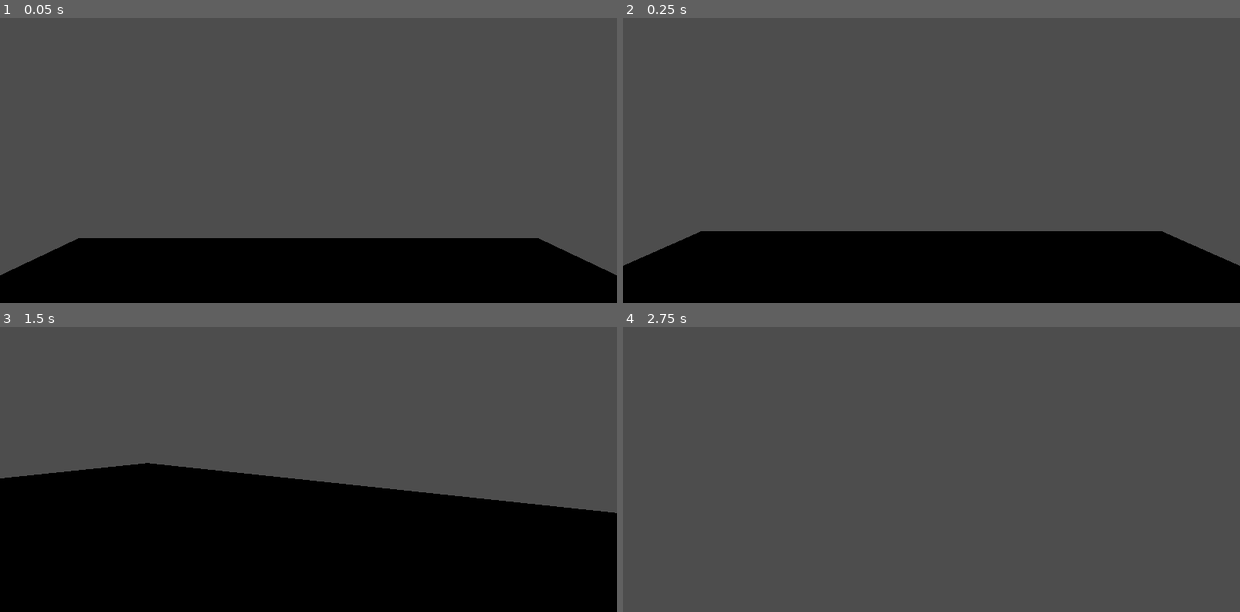
Above: before the commit, frames 1-4 (two rows, left to right).
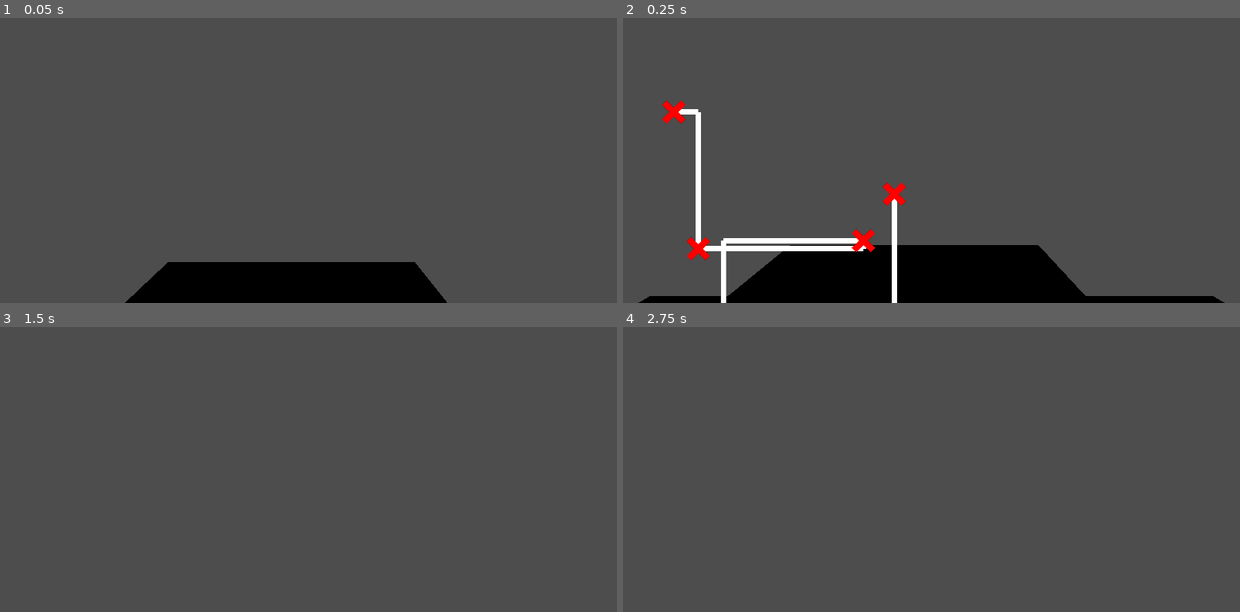
Above: after the commit, the same moments.

Repository: poogert/horror-game-jam-26
Game: Godot game, scene res://scenes/level.tscn
Same seed, same stepped clock (60 frames per second), same inputs: the game is played once before the commit and once after it.
Inputs (mouse positions are in pixels of both pictures, inside the frame that each line leads up to):
- Up to frame 1 (0.05 s): no input
- Up to frame 2 (0.25 s): no input
- Up to frame 3 (1.5 s): tap Enter (ui_accept) at 0.5, 0.77 s; move the mouse to (339, 438) at 0.52 s; press the mouse at (339, 438) at 0.53 s; hold W (forward) from 0.53 s (still down); move the mouse to (277, 441) at 1.27 s; release the mouse at (277, 441) at 1.28 s; click (277, 441) at 1.35 s
- Up to frame 4 (2.75 s): keep holding W (forward); tap Enter (ui_accept) at 1.52 s; move the mouse to (943, 432) at 2.02 s; press the mouse at (943, 432) at 2.03 s

The runs differ from the first frame. In frame 1, 14% of the frame differs, in the area x 0-100%, y 77-100%; in frame 2, 14%; in frame 3, 45%, in the area x 0-100%, y 47-100%; in frame 4, nothing differs.

Commit message:
wire finished

Diff:
--- a/generational/project.godot
+++ b/generational/project.godot
@@ -14,11 +14,6 @@
 run/main_scene="uid://cseq8smn0sld7"
 config/features=PackedStringArray("4.7", "Forward Plus")
 config/icon="res://icon.svg"
-
-[display]
-
-window/size/viewport_width=1920
-window/size/viewport_height=1080
 
 [global_group]
 
@@ -67,7 +62,9 @@
 
 [physics]
 
+common/physics_ticks_per_second=120
 3d/physics_engine="Jolt Physics"
+3d/solver/solver_iterations=50
 
 [rendering]
 
--- a/generational/scenes/level.tscn
+++ b/generational/scenes/level.tscn
@@ -23,10 +23,10 @@
 mesh = SubResource("PlaneMesh_hwta1")
 
 [node name="Node3D" parent="." unique_id=1495693189 instance=ExtResource("1_u52ul")]
-transform = Transform3D(1, 0, 0, 0, 1, 0, 0, 0, 1, 0, 4.4301453, 0)
+transform = Transform3D(1, 0, 0, 0, 1, 0, 0, 0, 1, 0, 5.8947706, -1.8312768)
 
 [node name="computerGame" parent="." unique_id=145424173 instance=ExtResource("2_vonw3")]
-transform = Transform3D(1, 0, 0, 0, 1, 0, 0, 0, 1, -0.27669334, 0.5138092, -3.636601)
+transform = Transform3D(4, 0, 0, 0, 4, 0, 0, 0, 4, -0.27669334, 2.048547, -3.636601)
 
 [node name="Node3D2" parent="." unique_id=1049503760 instance=ExtResource("3_w8frs")]
-transform = Transform3D(1, 0, 0, 0, 1, 0, 0, 0, 1, -2.5094104, 2.1528826, -1.6559844)
+transform = Transform3D(1, 0, 0, 0, 1, 0, 0, 0, 1, -7.483535, 0.63584375, 1.9640288)
--- a/generational/scripts/basicMovement.gd
+++ b/generational/scripts/basicMovement.gd
@@ -14,6 +14,7 @@
 func _ready() -> void:
 	add_to_group("player")
 	Input.set_mouse_mode(Input.MOUSE_MODE_CAPTURED)
+	camera.make_current()
 func _input(event: InputEvent) -> void:
 	if event.is_action_pressed("interact"):
 		interact(1)
@@ -52,7 +53,9 @@
 
 	if collider.has_method("gameStart"):
 		collider.gameStart(task)
-	elif collider.has_method("switchCamera"):
-		collider.switchCamera()
+	elif collider.get_parent().get_parent().has_method("switchCamera"):
+		collider.get_parent().get_parent().switchCamera()
+		print(collider)
 	else:
+		print("didnt get there" + str(collider))
 		pass
--- a/generational/scripts/wires.gd
+++ b/generational/scripts/wires.gd
@@ -1,24 +1,118 @@
-extends StaticBody3D
+extends Node3D
 
-@onready var wireMesh: MeshInstance3D = $MeshInstance3D
-@onready var handler: StaticBody3D = $"."
+@export var segmentCount: int = 5
+@export var segmentRadius: float = 0.35
+@export var segmentMass: float = 0.05
+
+@onready var bottomNode: StaticBody3D = $Marker3D/bottom
+@onready var topHandler: AnimatableBody3D = $Marker3D/connecter
 @onready var wiresCamera: Camera3D = $Camera3D
+
 var isBeingDragged: bool = false
 var dragArea: Plane
-var startWidth: float = 1.0
-var player
+var player: Node3D
 
 func _ready() -> void:
-	startWidth = wireMesh.scale.x
-	handler.input_event.connect(handleInput)
+	topHandler.input_event.connect(handleInput)
 	player = get_tree().get_first_node_in_group("player")
+	await get_tree().process_frame
+	generateWireChain()
 
-func handleInput(camera: Camera3D, event: InputEvent, _position: Vector3,_normal: Vector3, _shapeIndex: int) -> void:
+func generateWireChain() -> void:
+	var startPos = bottomNode.global_position
+	var endPos = topHandler.global_position
+	var totalVector = endPos - startPos
+
+	if totalVector.length() <= 0.05:
+		return
+
+	var segmentLength = (totalVector.length() / segmentCount) * 1.35
+	var stepDirection = totalVector.normalized()
+
+	var redMaterial = StandardMaterial3D.new()
+	redMaterial.albedo_color = Color(1, 0, 0)
+
+	var previousNode: Node3D = bottomNode
+
+	for i in range(segmentCount):
+		var spawnPos = startPos + stepDirection * ((totalVector.length() / segmentCount) * i + ((totalVector.length() / segmentCount) / 2.0))
+
+		var body = RigidBody3D.new()
+		body.name = "WireSegment_" + str(i)
+		body.mass = segmentMass
+		body.gravity_scale = 0.5
+		body.input_ray_pickable = true
+
+		body.axis_lock_angular_x = false
+		body.axis_lock_angular_y = false
+		body.axis_lock_angular_z = false
+
+		body.collision_layer = 1
+		body.collision_mask = 1
+
+		add_child(body)
+		body.global_position = spawnPos
+		body.input_event.connect(handleInput)
+
+		var col = CollisionShape3D.new()
+		var cylinderShape = CylinderShape3D.new()
+		cylinderShape.radius = segmentRadius
+		cylinderShape.height = segmentLength
+		col.shape = cylinderShape
+		body.add_child(col)
+
+		var meshInstance = MeshInstance3D.new()
+		var cylinderMesh = CylinderMesh.new()
+		cylinderMesh.radial_segments = 16
+		cylinderMesh.rings = 1
+		cylinderMesh.top_radius = segmentRadius
+		cylinderMesh.bottom_radius = segmentRadius
+		cylinderMesh.height = segmentLength
+		meshInstance.mesh = cylinderMesh
+		meshInstance.material_override = redMaterial
+		body.add_child(meshInstance)
+
+		var lookTarget = body.global_position + stepDirection * 2.0
+		body.look_at(lookTarget, Vector3.UP)
+		body.rotate_object_local(Vector3.RIGHT, deg_to_rad(90))
+
+		var joint = Generic6DOFJoint3D.new()
+		add_child(joint)
+
+		var jointPos = startPos + (stepDirection * (totalVector.length() / segmentCount) * i)
+		joint.global_position = jointPos
+
+		joint.set_node_a(previousNode.get_path())
+		joint.set_node_b(body.get_path())
+
+		joint.set_param_x(Generic6DOFJoint3D.PARAM_LINEAR_UPPER_LIMIT, 0.0)
+		joint.set_param_x(Generic6DOFJoint3D.PARAM_LINEAR_LOWER_LIMIT, 0.0)
+		joint.set_param_y(Generic6DOFJoint3D.PARAM_LINEAR_UPPER_LIMIT, 0.0)
+		joint.set_param_y(Generic6DOFJoint3D.PARAM_LINEAR_LOWER_LIMIT, 0.0)
+		joint.set_param_z(Generic6DOFJoint3D.PARAM_LINEAR_UPPER_LIMIT, 0.0)
+		joint.set_param_z(Generic6DOFJoint3D.PARAM_LINEAR_LOWER_LIMIT, 0.0)
+
+		previousNode = body
+
+	var finalJoint = Generic6DOFJoint3D.new()
+	add_child(finalJoint)
+	finalJoint.global_position = topHandler.global_position
+
+	finalJoint.set_node_a(previousNode.get_path())
+	finalJoint.set_node_b(topHandler.get_path())
+
+	finalJoint.set_param_x(Generic6DOFJoint3D.PARAM_LINEAR_UPPER_LIMIT, 0.0)
+	finalJoint.set_param_x(Generic6DOFJoint3D.PARAM_LINEAR_LOWER_LIMIT, 0.0)
+	finalJoint.set_param_y(Generic6DOFJoint3D.PARAM_LINEAR_UPPER_LIMIT, 0.0)
+	finalJoint.set_param_y(Generic6DOFJoint3D.PARAM_LINEAR_LOWER_LIMIT, 0.0)
+	finalJoint.set_param_z(Generic6DOFJoint3D.PARAM_LINEAR_UPPER_LIMIT, 0.0)
+	finalJoint.set_param_z(Generic6DOFJoint3D.PARAM_LINEAR_LOWER_LIMIT, 0.0)
+
+func handleInput(camera: Camera3D, event: InputEvent, _position: Vector3, _normal: Vector3, _shapeIndex: int) -> void:
 	if event is InputEventMouseButton and event.button_index == MOUSE_BUTTON_LEFT and event.pressed:
-		var dragAreaNormal = -camera.get_global_transform().basis.z
-		dragArea = Plane(dragAreaNormal,handler.global_position)
+		var dragAreaNormal = wiresCamera.get_global_transform().basis.z
+		dragArea = Plane(dragAreaNormal, topHandler.global_position)
 		isBeingDragged = true
-
 
 func _unhandled_input(event: InputEvent) -> void:
 	if event is InputEventMouseButton and event.button_index == MOUSE_BUTTON_LEFT and not event.pressed:
@@ -28,29 +122,20 @@
 		var camera = wiresCamera
 		if not camera: return
 
-		var rayOrigin = camera.project_ray_origin(event.position)
-		var rayDirection = camera.project_ray_normal(event.position)
+		var mousePosition = get_viewport().get_mouse_position()
+		var rayOrigin = camera.project_ray_origin(mousePosition)
+		var rayDirection = camera.project_ray_normal(mousePosition)
 		var targetPosition = dragArea.intersects_ray(rayOrigin, rayDirection)
 
 		if targetPosition != null:
-			stretchObject(targetPosition)
+			topHandler.global_basis = Basis.IDENTITY
+			topHandler.global_position = targetPosition
 
-	if event.is_action_pressed("exit"):
+	if event.is_action_pressed("exit") and player:
 		player.camera.make_current()
 		Input.set_mouse_mode(Input.MOUSE_MODE_CAPTURED)
 
-
-func stretchObject(targetPosition: Vector3) -> void:
-	var base = targetPosition - global_position
-	var length = base.length()
-
-	if length > 0.01:
-		#handler.global_position = targetPosition
-		wireMesh.look_at(targetPosition, Vector3.UP)
-		wireMesh.rotate_object_local(Vector3.RIGHT,deg_to_rad(90))
-		wireMesh.scale = Vector3(startWidth,length,startWidth)
-
-func switchCamera():
-	if player.camera.current == true:
+func switchCamera() -> void:
+	if player and player.camera.current == true:
 		wiresCamera.make_current()
 		Input.set_mouse_mode(Input.MOUSE_MODE_VISIBLE)
--- a/generational/wires.tscn
+++ b/generational/wires.tscn
@@ -2,22 +2,44 @@
 
 [ext_resource type="Script" uid="uid://d0tokhpecyws1" path="res://scripts/wires.gd" id="1_ptv7e"]
 
-[sub_resource type="CylinderShape3D" id="CylinderShape3D_hwta1"]
+[sub_resource type="CylinderShape3D" id="CylinderShape3D_bhy47"]
+height = 0.10961914
 
-[sub_resource type="StandardMaterial3D" id="StandardMaterial3D_mx8sn"]
-albedo_color = Color(1, 0, 0, 1)
+[sub_resource type="CylinderMesh" id="CylinderMesh_3wuok"]
+height = 0.091552734
 
-[sub_resource type="CylinderMesh" id="CylinderMesh_hwta1"]
-material = SubResource("StandardMaterial3D_mx8sn")
+[sub_resource type="CylinderMesh" id="CylinderMesh_gw8pa"]
+height = 0.16516113
 
-[node name="Node3D" type="StaticBody3D" unique_id=1049503760]
+[sub_resource type="CylinderShape3D" id="CylinderShape3D_8ayvk"]
+height = 0.20385742
+
+[node name="Node3D" type="Node3D" unique_id=953924409]
 script = ExtResource("1_ptv7e")
 
-[node name="CollisionShape3D" type="CollisionShape3D" parent="." unique_id=1487497578]
-shape = SubResource("CylinderShape3D_hwta1")
+[node name="Camera3D" type="Camera3D" parent="." unique_id=95263359]
+transform = Transform3D(1, 0, 0, 0, 1, 0, 0, 0, 1, 0.026184082, 1.438935, 2.9621582)
+current = true
 
-[node name="MeshInstance3D" type="MeshInstance3D" parent="." unique_id=398140915]
-mesh = SubResource("CylinderMesh_hwta1")
+[node name="Marker3D" type="Marker3D" parent="." unique_id=1054519898]
 
-[node name="Camera3D" type="Camera3D" parent="." unique_id=95263359]
-transform = Transform3D(1, 0, 0, 0, 1, 0, 0, 0, 1, 0, 0, 2.9621582)
+[node name="bottom" type="StaticBody3D" parent="Marker3D" unique_id=1891505620]
+collision_layer = 2
+collision_mask = 0
+
+[node name="CollisionShape3D" type="CollisionShape3D" parent="Marker3D/bottom" unique_id=1867491388]
+transform = Transform3D(1, 0, 0, 0, 1, 0, 0, 0, 1, 0, -0.04260254, 0)
+shape = SubResource("CylinderShape3D_bhy47")
+
+[node name="MeshInstance3D" type="MeshInstance3D" parent="Marker3D/bottom" unique_id=2030032050]
+transform = Transform3D(1, 0, 0, 0, 1, 0, 0, 0, 1, 0, -0.045532227, 0)
+mesh = SubResource("CylinderMesh_3wuok")
+
+[node name="connecter" type="AnimatableBody3D" parent="Marker3D" unique_id=2041421473]
+transform = Transform3D(1, 0, 0, 0, 1, 0, 0, 0, 1, 0, 2.1952846, 0)
+
+[node name="MeshInstance3D" type="MeshInstance3D" parent="Marker3D/connecter" unique_id=1054959820]
+mesh = SubResource("CylinderMesh_gw8pa")
+
+[node name="CollisionShape3D" type="CollisionShape3D" parent="Marker3D/connecter" unique_id=1266825614]
+shape = SubResource("CylinderShape3D_8ayvk")
